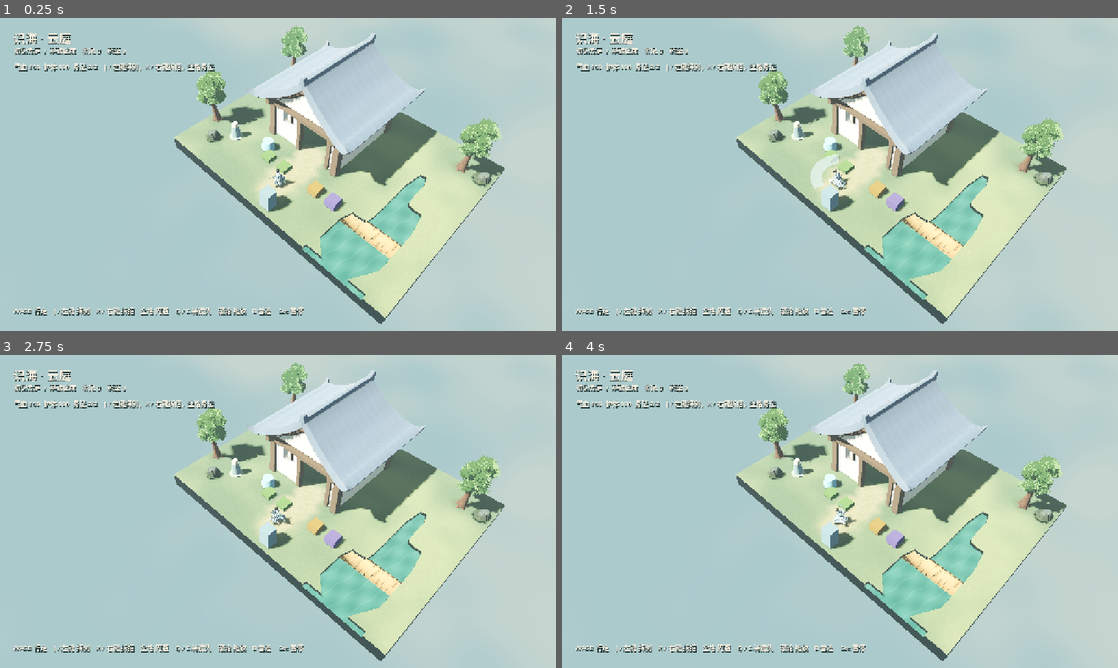
Above: before the commit, frames 1-4 (two rows, left to right).
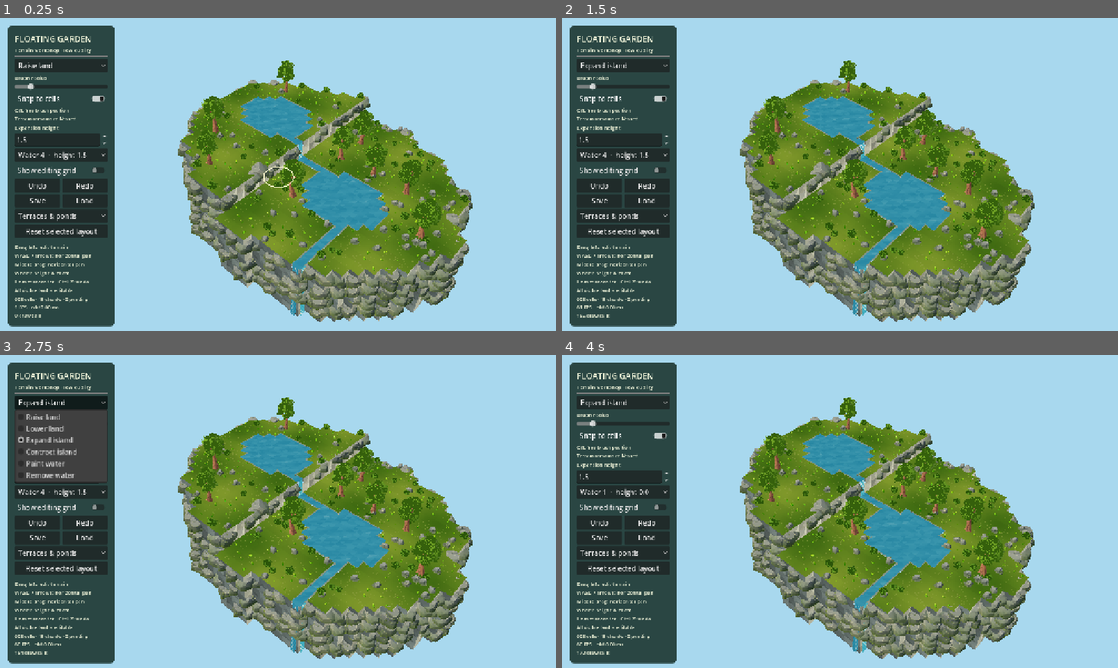
Above: after the commit, the same moments.

Repository: YI1219/Idle_and_incremental_game
Game: Godot game, scene res://scenes/terrain_editor.tscn
Same seed, same stepped clock (60 frames per second), same inputs: the game is played once before the commit and once after it. Before the commit the project starts from res://scenes/play.tscn.
Inputs (mouse positions are in pixels of both pictures, inside the frame that each line leads up to):
- Up to frame 1 (0.25 s): no input
- Up to frame 2 (1.5 s): click (623, 64) at 0.5 s, where only the run after the commit has a clickable "Raise land"; click (623, 99) at 1.25 s, where only the run after the commit has a clickable "Snap to cells"
- Up to frame 3 (2.75 s): click (61, 401) at 2 s, where only the run after the commit has a clickable "Expand island"
- Up to frame 4 (4 s): click (623, 492) at 2.75 s, where only the run after the commit has a clickable "Water 4 · height 1.5"; click (623, 508) at 3.5 s, where only the run after the commit has a clickable "Show editing grid"

The runs differ from the first frame. In frame 1, 99% of the frame differs, in the area x 0-100%, y 0-100%; in frame 2, 99%; in frame 3, 99%; in frame 4, 99%.

Commit message:
feat: launch terrain workshop as active demo

Diff:
--- a/project.godot
+++ b/project.godot
@@ -8,8 +8,8 @@
 [application]
 
 config/name="Yunlu Village"
-config/description="A grotto-heaven courtyard on a cloud sea. Base playtest: Qinglan, an ancient-style cottage, a river bridge, and sword practice."
-run/main_scene="res://scenes/play.tscn"
+config/description="An editable floating-island terrain workshop with procedural cliffs, water and vegetation."
+run/main_scene="res://scenes/terrain_editor.tscn"
 config/features=PackedStringArray("4.7", "Forward Plus")
 config/icon="res://icon.svg"
 
Not shown, changed: CURRENT_CONTEXT.md
Not shown, changed: Play Demo.command
Not shown, changed: README.md
Not shown, changed: docs/camera.md
Not shown, changed: docs/terrain.md
Not shown, changed: 打开沙盒营造.command
